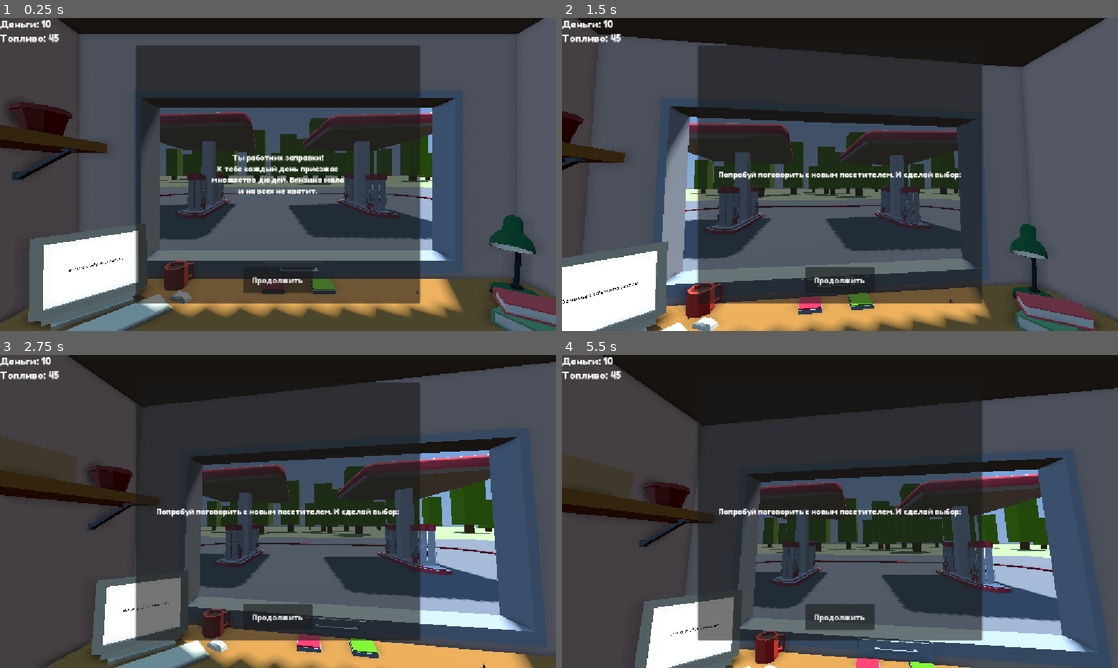
Above: before the commit, frames 1-4 (two rows, left to right).
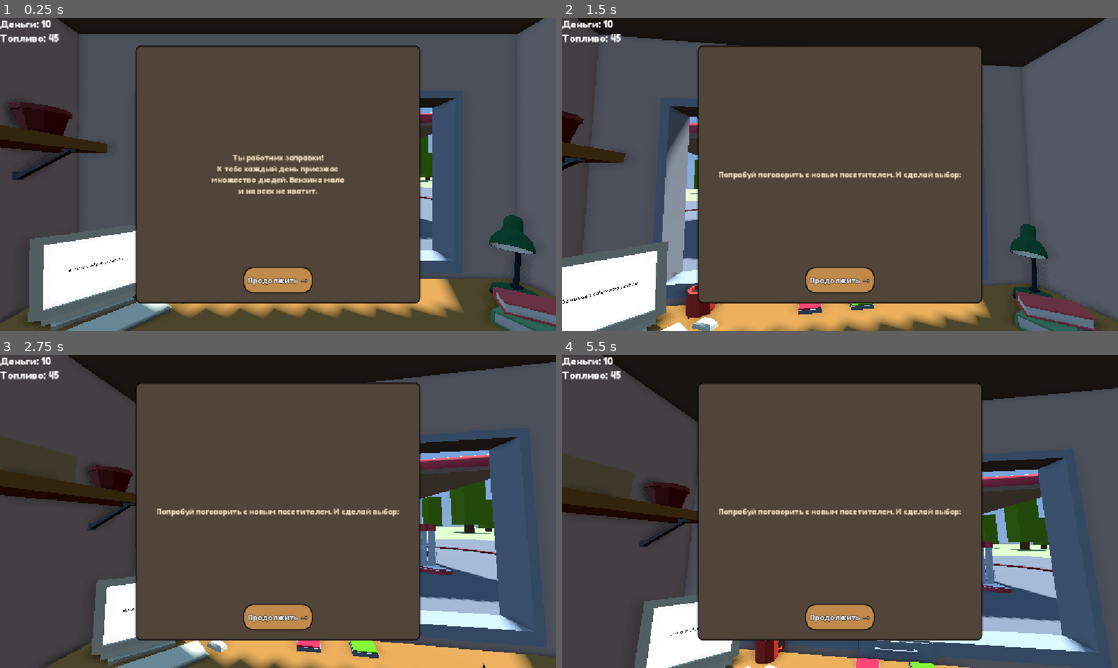
Above: after the commit, the same moments.

Repository: RolicsVin/AZS
Game: Godot game, scene res://scenes/game.tscn
Same seed, same stepped clock (60 frames per second), same inputs: the game is played once before the commit and once after it. This scene is started directly instead of the project's main scene.
Inputs (mouse positions are in pixels of both pictures, inside the frame that each line leads up to):
- Up to frame 1 (0.25 s): no input
- Up to frame 2 (1.5 s): click "Продолжить" (after the commit: "Продолжить →") at 0.5 s; tap Enter (ui_accept) at 1.25 s; move the mouse to (962, 158) at 1.27 s; hold Right (ui_right) from 1.28 s (still down); click (962, 158) at 1.35 s
- Up to frame 3 (2.75 s): tap Enter (ui_accept) at 1.52, 2.27 s; move the mouse to (166, 527) at 2.02 s; release Right (ui_right) at 2.03 s; hold Down (ui_down) from 2.03 s (still down); click (166, 527) at 2.1 s
- Up to frame 4 (5.5 s): move the mouse to (895, 442) at 2.77 s; release Down (ui_down) at 2.78 s; hold Right (ui_right) 2.78-3.53 s; click (895, 442) at 2.85 s; move the mouse to (812, 574) at 3.52 s; hold Up (ui_up) 3.53-4.28 s; click (812, 574) at 3.6 s; tap Enter (ui_accept) at 3.77, 4.52, 5.27 s; move the mouse to (1006, 558) at 4.27 s; hold Left (ui_left) from 4.28 s (still down); click (1006, 558) at 4.35 s; move the mouse to (673, 464) at 5.02 s; click (673, 464) at 5.1 s

The runs differ from the first frame. In frame 1, 40% of the frame differs, in the area x 24-76%, y 8-92%; in frame 2, 41%; in frame 3, 40%; in frame 4, 41%.

Commit message:
Revert "Update learn"

Diff:
--- a/scenes/game.tscn
+++ b/scenes/game.tscn
@@ -963,6 +963,58 @@
 font = ExtResource("47_8qswn")
 outline_size = 3
 outline_color = Color(0, 0, 0, 1)
+
+[sub_resource type="StyleBoxFlat" id="StyleBoxFlat_7kwaa"]
+bg_color = Color(0.31764707, 0.26666668, 0.21960784, 1)
+border_width_left = 2
+border_width_top = 2
+border_width_right = 2
+border_width_bottom = 2
+border_color = Color(0, 0, 0, 1)
+corner_radius_top_left = 10
+corner_radius_top_right = 10
+corner_radius_bottom_right = 10
+corner_radius_bottom_left = 10
+
+[sub_resource type="LabelSettings" id="LabelSettings_gxty1"]
+font = ExtResource("47_8qswn")
+font_color = Color(0.9019608, 0.827451, 0.7137255, 1)
+
+[sub_resource type="StyleBoxFlat" id="StyleBoxFlat_ghitk"]
+bg_color = Color(0.75686276, 0.5411765, 0.2901961, 1)
+border_width_left = 2
+border_width_top = 2
+border_width_right = 2
+border_width_bottom = 2
+border_color = Color(0, 0, 0, 1)
+corner_radius_top_left = 20
+corner_radius_top_right = 20
+corner_radius_bottom_right = 20
+corner_radius_bottom_left = 20
+
+[sub_resource type="StyleBoxFlat" id="StyleBoxFlat_rundi"]
+bg_color = Color(0.75686276, 0.5411765, 0.2901961, 1)
+border_width_left = 2
+border_width_top = 2
+border_width_right = 2
+border_width_bottom = 2
+border_color = Color(0, 0, 0, 1)
+corner_radius_top_left = 20
+corner_radius_top_right = 20
+corner_radius_bottom_right = 20
+corner_radius_bottom_left = 20
+
+[sub_resource type="StyleBoxFlat" id="StyleBoxFlat_8c3s0"]
+bg_color = Color(0.572301, 0.39797425, 0.19137454, 1)
+border_width_left = 2
+border_width_top = 2
+border_width_right = 2
+border_width_bottom = 2
+border_color = Color(0, 0, 0, 1)
+corner_radius_top_left = 20
+corner_radius_top_right = 20
+corner_radius_bottom_right = 20
+corner_radius_bottom_left = 20
 
 [sub_resource type="LabelSettings" id="LabelSettings_0sl42"]
 font = ExtResource("47_8qswn")
@@ -3708,7 +3760,6 @@
 vertical_alignment = 1
 
 [node name="Panel" type="Panel" parent="UI" unique_id=467885109]
-visible = false
 layout_mode = 1
 anchors_preset = 8
 anchor_left = 0.5
@@ -3722,6 +3773,7 @@
 grow_horizontal = 2
 grow_vertical = 2
 mouse_filter = 2
+theme_override_styles/panel = SubResource("StyleBoxFlat_7kwaa")
 
 [node name="Label" type="Label" parent="UI/Panel" unique_id=190633531]
 layout_mode = 1
@@ -3731,6 +3783,7 @@
 grow_horizontal = 2
 grow_vertical = 2
 theme_override_fonts/font = ExtResource("47_8qswn")
+label_settings = SubResource("LabelSettings_gxty1")
 horizontal_alignment = 1
 vertical_alignment = 1
 
@@ -3747,8 +3800,14 @@
 offset_bottom = -21.0
 grow_horizontal = 2
 grow_vertical = 0
+theme_override_constants/outline_size = 3
 theme_override_fonts/font = ExtResource("47_8qswn")
-text = "Продолжить"
+theme_override_styles/normal = SubResource("StyleBoxFlat_ghitk")
+theme_override_styles/pressed = SubResource("StyleBoxFlat_rundi")
+theme_override_styles/hover = SubResource("StyleBoxFlat_8c3s0")
+theme_override_styles/disabled = SubResource("StyleBoxFlat_8c3s0")
+theme_override_styles/focus = SubResource("StyleBoxFlat_8c3s0")
+text = "Продолжить →"
 
 [node name="UI2" type="Control" parent="." unique_id=264580989]
 layout_mode = 3
